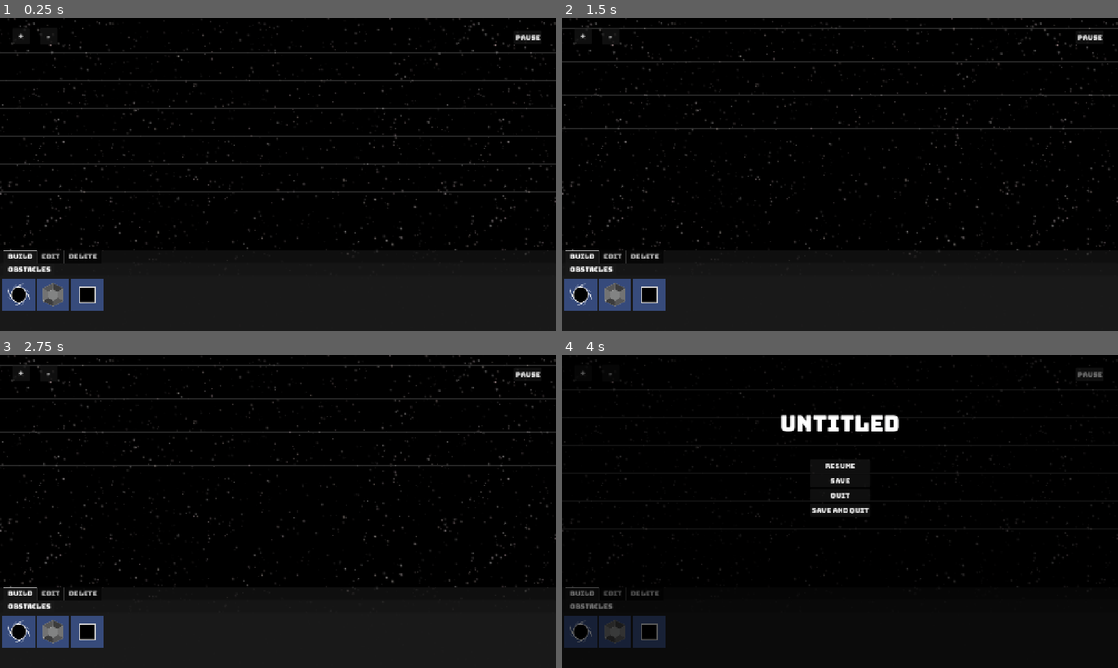
Above: before the commit, frames 1-4 (two rows, left to right).
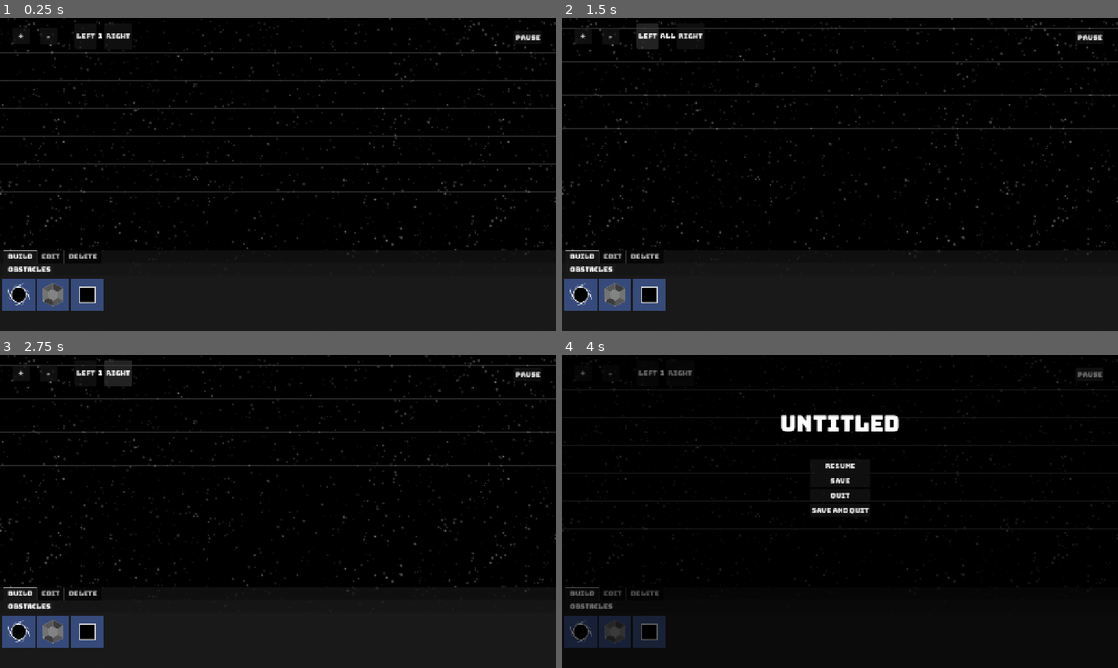
Above: after the commit, the same moments.

Repository: jzhang1890/level_editor
Game: Godot game, scene res://scenes/rooms/editor_root.tscn
Two runs of this game, one before a commit and one after it. Both use one fixed random seed, a clock stepped at 60 frames per second and the inputs below. This scene is started directly instead of the project's main scene. The engine's default icon, where the game draws it, is replaced by a stand-in: a white triangle on a blue panel in a dark square.
Inputs (mouse positions are in pixels of both pictures, inside the frame that each line leads up to):
- Up to frame 1 (0.25 s): no input
- Up to frame 2 (1.5 s): click "+" at 0.5 s; click (645, 36) at 1.25 s, where only the run after the commit has a clickable "left"
- Up to frame 3 (2.75 s): click (127, 373) at 2 s, where only the run after the commit has a clickable "right"
- Up to frame 4 (4 s): click "-" at 2.75 s; click "Pause" at 3.5 s

The runs differ from the first frame. In frame 1, 0.1% of the frame differs, in the area x 13-24%, y 4-10%; in frame 2, 0.4%; in frame 3, 0.4%, in the area x 13-24%, y 1-10%; in frame 4, 0.1%.

Commit message:
add layers in editor

Diff:
--- a/scenes/rooms/editor_root.tscn
+++ b/scenes/rooms/editor_root.tscn
@@ -97,7 +97,25 @@
 layout_mode = 2
 text = "Delete"
 
-[node name="ZoomInbutton" type="Button" parent="EditorUI" unique_id=430798285]
+[node name="LayerContainer" type="HBoxContainer" parent="EditorUI" unique_id=1910677465]
+offset_left = 172.0
+offset_top = 12.0
+offset_right = 351.0
+offset_bottom = 71.0
+
+[node name="LeftArrowButton" type="Button" parent="EditorUI/LayerContainer" unique_id=1409007721]
+layout_mode = 2
+text = "left"
+
+[node name="LayerLabel" type="Label" parent="EditorUI/LayerContainer" unique_id=1232861407]
+layout_mode = 2
+text = "1"
+
+[node name="RightArrowButton" type="Button" parent="EditorUI/LayerContainer" unique_id=225435069]
+layout_mode = 2
+text = "right"
+
+[node name="ZoomInButton" type="Button" parent="EditorUI" unique_id=430798285]
 offset_left = 28.0
 offset_top = 24.0
 offset_right = 69.0
@@ -177,7 +195,9 @@
 [connection signal="item_selected" from="EditorUI/EditorPanel/MainTabContainer/Build/ObjectsContainer/Obstacles" to="EditorUI" method="_on_object_item_selected"]
 [connection signal="item_selected" from="EditorUI/EditorPanel/MainTabContainer/Edit/Actions" to="EditorUI" method="_on_actions_item_selected"]
 [connection signal="pressed" from="EditorUI/SelectionMenu/DeleteButton" to="." method="_on_delete_button_pressed"]
-[connection signal="pressed" from="EditorUI/ZoomInbutton" to="." method="_on_zoom_in_button_pressed"]
+[connection signal="pressed" from="EditorUI/LayerContainer/LeftArrowButton" to="." method="_on_left_arrow_button_pressed"]
+[connection signal="pressed" from="EditorUI/LayerContainer/RightArrowButton" to="." method="_on_right_arrow_button_pressed"]
+[connection signal="pressed" from="EditorUI/ZoomInButton" to="." method="_on_zoom_in_button_pressed"]
 [connection signal="pressed" from="EditorUI/ZoomOutButton" to="." method="_on_zoom_out_button_pressed"]
 [connection signal="pressed" from="EditorUI/PauseButton" to="." method="_on_pause_button_pressed"]
 [connection signal="pressed" from="EditorUI/PauseMenu/VBoxContainer/ResumeButton" to="." method="_on_resume_button_pressed"]
--- a/scripts/rooms/editor_root.gd
+++ b/scripts/rooms/editor_root.gd
@@ -17,6 +17,13 @@
 
 # Tab container reference
 @onready var main_tab_container: TabContainer = $EditorUI/EditorPanel/MainTabContainer
+
+# Layer label in LayerContainer
+@onready var layer_label: Label = $EditorUI/LayerContainer/LayerLabel
+
+# 0 represents the "All" layer, 1 is the starting layer
+var current_layer: int = 1
+var max_layer: int = 1
 
 # Editor modes
 enum EditorMode { BUILD, EDIT, DELETE }
@@ -58,7 +65,7 @@
 
 	# If the global script has a level queued up, load it immediately
 	if Global.level_to_load != "":
-		current_save_path = Global.level_to_load # Ensure we save over this exact file later
+		current_save_path = Global.level_to_load # Makes sure to save to this file later
 		load_level(current_save_path)
 
 func _unhandled_input(event: InputEvent) -> void:
@@ -155,6 +162,7 @@
 	apply_zoom(camera.zoom.x - zoom_step)
 
 
+# Selection logic
 # Selection logic
 func check_for_object_at(pos: Vector2) -> CollisionObject2D:
 	# Pokes the screen and see what's under the mouse
@@ -166,24 +174,33 @@
 
 	var results = space_state.intersect_point(query)
 
-	if results.size() > 0:
-		# Return the object we touched
-		return results[0]["collider"] as CollisionObject2D
+	# Filter through the clicked objects by layer
+	for result in results:
+		var collider = result["collider"] as CollisionObject2D
+		if collider:
+			# Grab the layer of the object that was just touched
+			var obj_layer = collider.get_meta("layer", 1)
+
+			# If on "All" layer (0) or the object's layer matches our current layer
+			if current_layer == 0 or current_layer == obj_layer:
+				return collider
+
+	# If no objects on the correct layer found, return nothing
 	return null
 
 # Change selected object
 func change_selection(clicked_obj: CollisionObject2D, is_multi: bool = false) -> void:
-	# 1. If we ARE NOT holding Ctrl, clear everything first
+	# 1. If the user is not holding Ctrl, clear everything first
 	if not is_multi:
 		for obj in selected_objects:
 			if is_instance_valid(obj) and obj.has_method("set_highlight"):
 				obj.set_highlight(false)
 		selected_objects.clear()
 
-	# 2. If we clicked an actual object...
+	# 2. If user clicked an actual object
 	if clicked_obj != null:
 		if is_multi and selected_objects.has(clicked_obj):
-			# Toggle OFF: If we Ctrl+Clicked an object already in the group, remove it
+			# OFF toggle: If user Ctrl+Clicked an object already in the group, remove it
 			selected_objects.erase(clicked_obj)
 			if clicked_obj.has_method("set_highlight"):
 				clicked_obj.set_highlight(false)
@@ -221,6 +238,16 @@
 		# Sets the base rotation to 0
 		new_object.set_meta("base_rotation", 0.0)
 
+		# Sets the layer of the new object
+		var assigned_layer = current_layer
+		if assigned_layer == 0:
+			assigned_layer = 1
+
+		new_object.set_meta("layer", assigned_layer)
+
+		# Set the z-index so the object is behind objects of higher layers
+		new_object.z_index = -assigned_layer
+
 		room_canvas.add_child(new_object)
 
 # Deletion logic
@@ -295,6 +322,17 @@
 					var loaded_id = item.get("id", str(Time.get_ticks_usec()))
 					new_object.set_meta("unique_id", loaded_id)
 
+					# Load the layer data and apply it
+					var loaded_layer = item.get("layer", 1)
+					new_object.set_meta("layer", loaded_layer)
+
+					# Z-index so the object is behind objects of higher layers
+					new_object.z_index = -loaded_layer
+
+					# Expand the max_layer limit so the right arrow button knows how far to go
+					if loaded_layer > max_layer:
+						max_layer = loaded_layer
+
 					room_canvas.add_child(new_object)
 
 # Called when the user picks a new background
@@ -339,13 +377,11 @@
 				"scene_path": child.scene_file_path,
 				"x": child.global_position.x,
 				"y": child.global_position.y,
-
-				# Grab the base rotation meta value. If it doesn't exist yet, fallback to visual rotation
 				"rotation": child.get_meta("base_rotation", child.rotation_degrees),
-
 				"scale_x": child.scale.x,
 				"scale_y": child.scale.y,
-				"id": child.get_meta("unique_id") if child.has_meta("unique_id") else str(randi())
+				"id": child.get_meta("unique_id") if child.has_meta("unique_id") else str(randi()),
+				"layer": child.get_meta("layer", 1),
 			}
 			items_array.append(item_data)
 
@@ -407,7 +443,7 @@
 				# 2. Orbit the position around the group center
 				var offset = obj.global_position - group_center
 
-				# Godot's rotated() function requires radians, so we convert -90 degrees
+				# Godot's rotated() function requires radians, so convert -90 degrees
 				var rotated_offset = offset.rotated(deg_to_rad(-15))
 
 				# Apply the new offset to the center point
@@ -422,8 +458,46 @@
 				# 2. Orbit the position around the group center
 				var offset = obj.global_position - group_center
 
-				# Godot's rotated() function requires radians, so we convert 90 degrees
+				# Godot's rotated() function requires radians, so convert 90 degrees
 				var rotated_offset = offset.rotated(deg_to_rad(15))
 
 				# Apply the new offset to the center point
 				obj.global_position = group_center + rotated_offset
+
+
+func _on_left_arrow_button_pressed() -> void:
+	if current_layer > 0:
+		current_layer -= 1
+	update_layer_display()
+
+	# Deselects objects when changing layers
+	change_selection(null, false)
+
+func _on_right_arrow_button_pressed() -> void:
+	current_layer += 1
+	# Expand the layer is pushed passed limit
+	if current_layer > max_layer:
+		max_layer = current_layer
+	update_layer_display()
+
+	# Deselects objects when changing layers
+	change_selection(null, false)
+
+func update_layer_display() -> void:
+	if current_layer == 0:
+		layer_label.text = "All"
+	else:
+		layer_label.text = str(current_layer)
+
+	# Instantly refresh the screen transparency when the layer changes
+	refresh_layer_visibility()
+
+func refresh_layer_visibility() -> void:
+	for child in room_canvas.get_children():
+		# Grab the sticky note. Fallback to layer 1 for older objects.
+		var obj_layer = child.get_meta("layer", 1)
+
+		if current_layer == 0 or current_layer == obj_layer:
+			child.modulate.a = 1.0  # Fully opaque
+		else:
+			child.modulate.a = 0.2 # Transparent
--- a/scripts/rooms/play_scene.gd
+++ b/scripts/rooms/play_scene.gd
@@ -79,6 +79,11 @@
 					var loaded_id = item.get("id", str(Time.get_ticks_usec()))
 					new_object.set_meta("unique_id", loaded_id)
 
+					# Use the layer to determine z-index
+					var loaded_layer = item.get("layer", 1)
+					# Z-index so the object is behind objects of higher layers
+					new_object.z_index = -loaded_layer
+
 					level_canvas.add_child(new_object)
 
 
